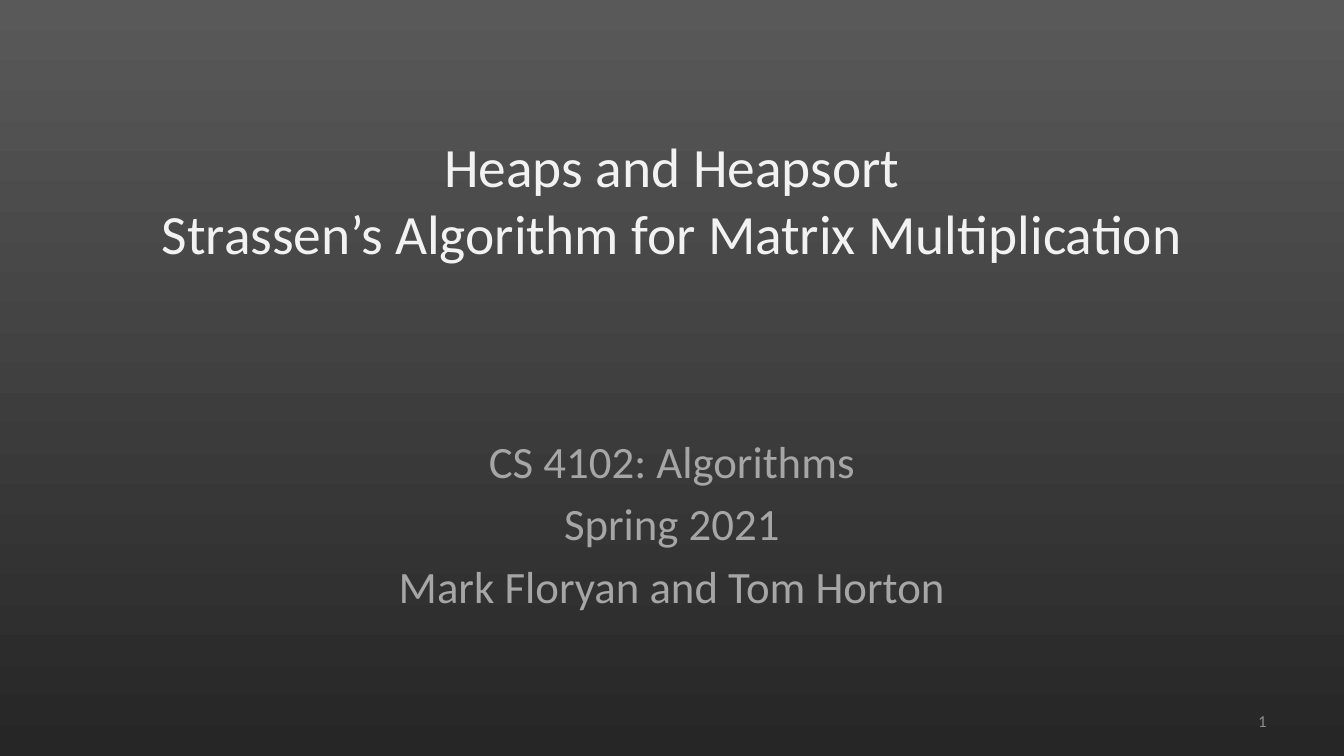
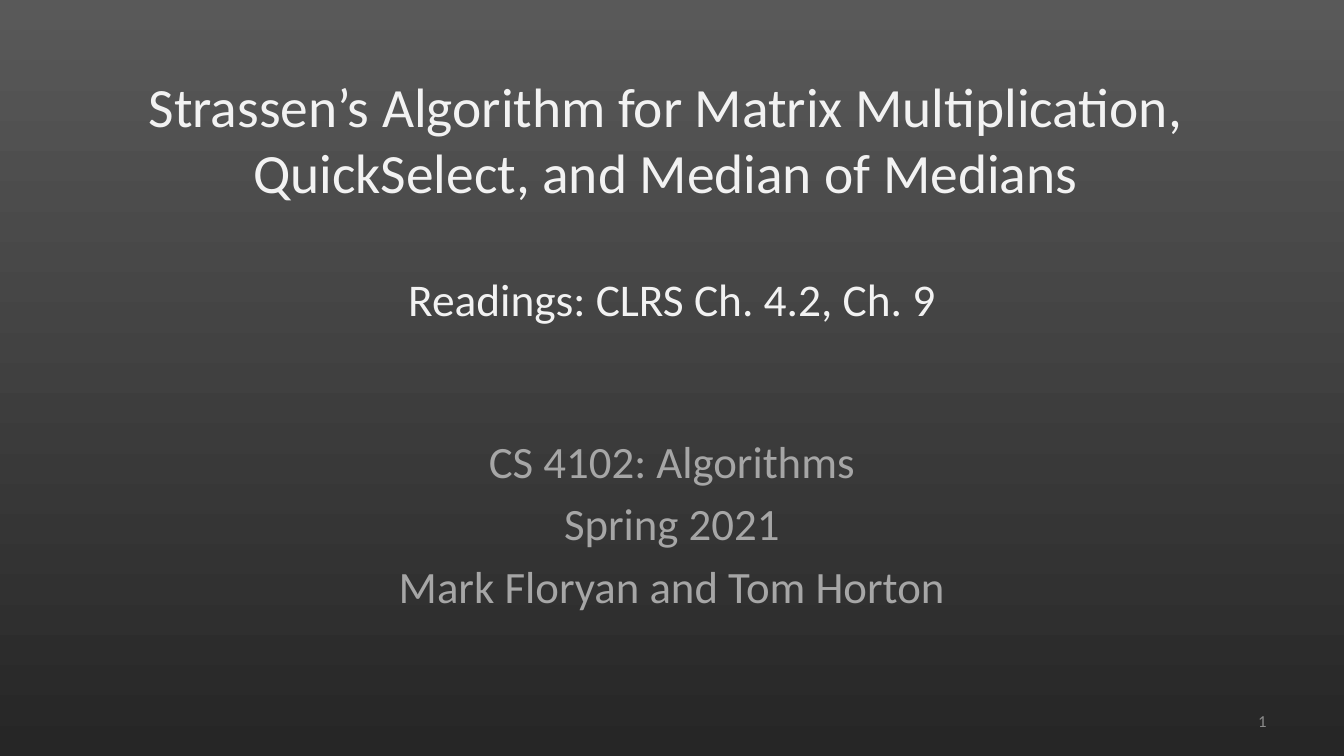
Before and after one commit to uva-cs/cs4102-f21, a slide deck: slide 1 of slides/DivAndCon_Advanced_2.pptx. Drawn at 1344x756 pixels with LibreOffice and Linux fonts; fonts in the diff are those of the drawing. Boxes give left, top, right and bottom in pixels: in the first picture for what was removed or moved away, otherwise in the second. Text is boxed around its words. In the diff, an @@ line names an element or a change of style, - is before the commit and + after.

Commit message:
tweaks to D&C part 2 slides

```diff
--- a/slides/DivAndCon_Advanced_2.pptx
+++ b/slides/DivAndCon_Advanced_2.pptx
@@ title at <box>149,88,1182,324</box>: text changed @@
-Heaps and Heapsort
-Strassen’s Algorithm for Matrix Multiplication
+Strassen’s Algorithm for Matrix Multiplication,
+QuickSelect, and Median of Medians
+Readings: CLRS Ch. 4.2, Ch. 9
```
Also in this commit, not shown: 3 other files.
